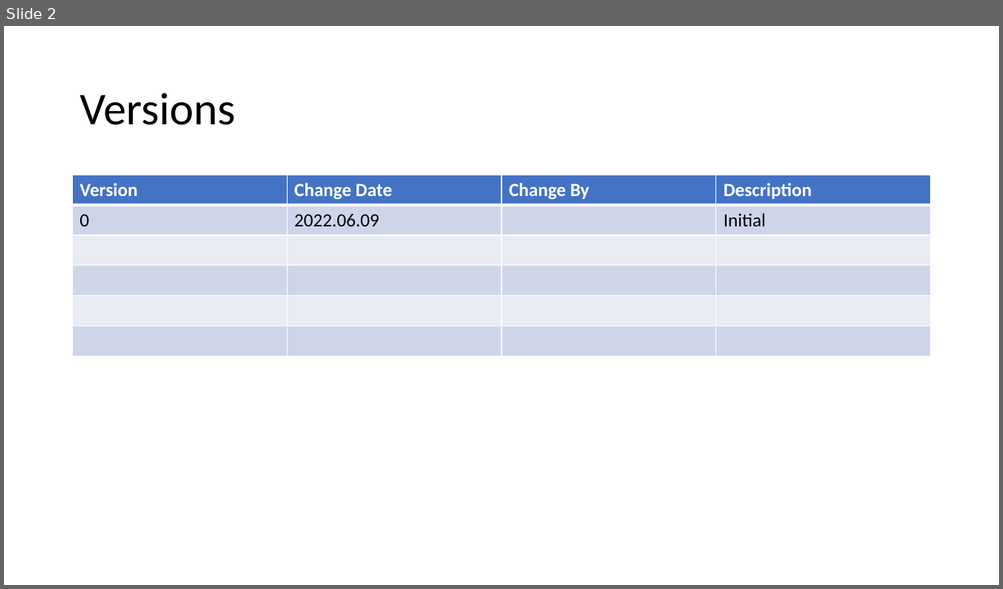
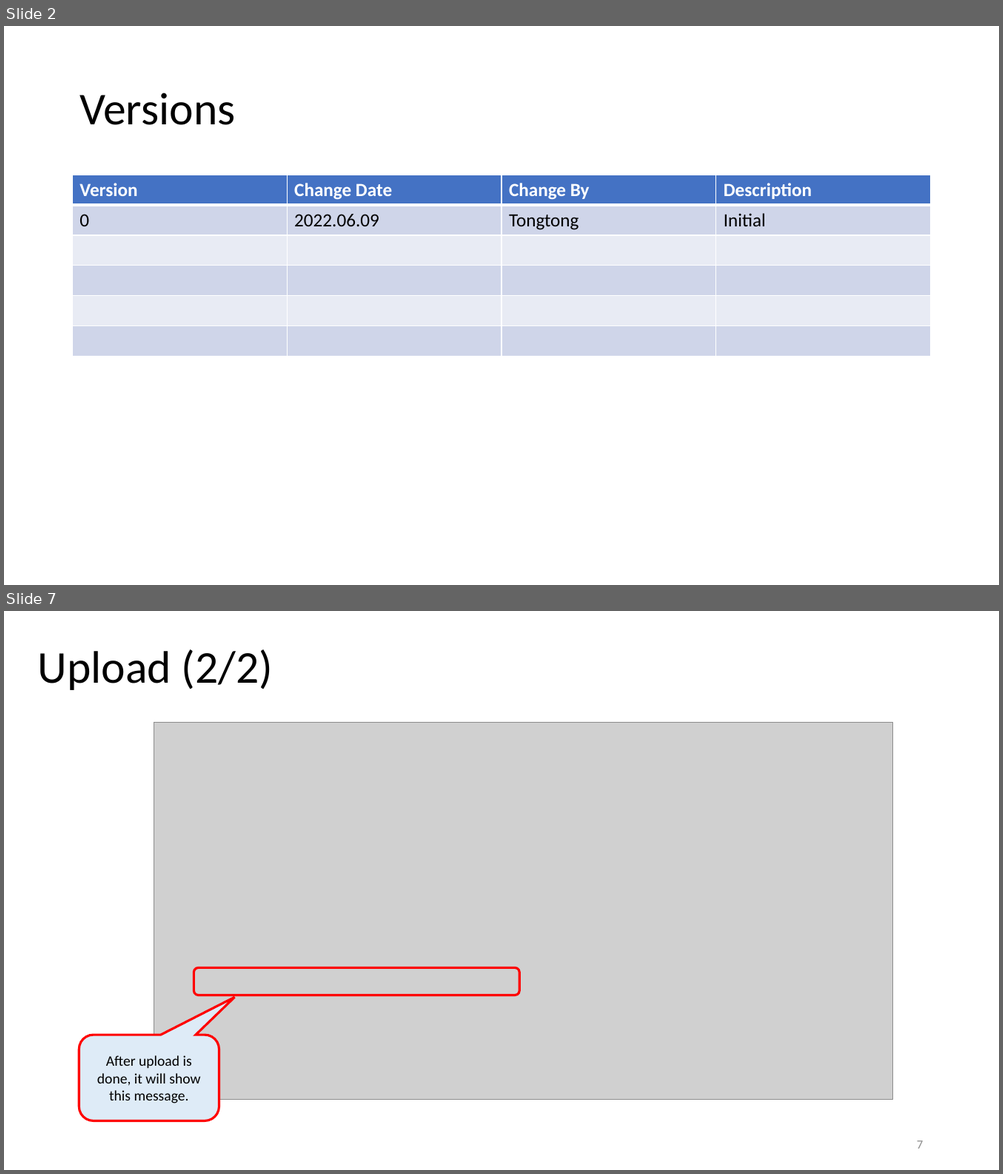
Before and after one commit to TeamworkNUS/uob_voice_to_text_proj, a slide deck: uob_website/analysis/utils/Voice_To_Text_Analysis_Web_UserGuide.pptx. Shown one above the other, each under a label of ours: slide 2 before the commit, slides 2 and 7 after it; the slides between them are not shown. The pictures are 1003x589 and 1003x1174 pixels, drawn with LibreOffice and Linux fonts; fonts in the diff are those of the drawing; grey boxes stand for pictures. Boxes give left, top, right and bottom in pixels: in the first picture for what was removed or moved away, otherwise in the second. Text is boxed around its words. In the diff, an @@ line names an element or a change of style, - is before the commit and + after.

```diff
--- a/uob_website/analysis/utils/Voice_To_Text_Analysis_Web_UserGuide.pptx
+++ b/uob_website/analysis/utils/Voice_To_Text_Analysis_Web_UserGuide.pptx
@@ slide 7 added at box(4, 611, 999, 1170), background #FFFFFF @@
@@ text added at box(38, 649, 273, 690), 44 pt, text #000000 @@
+Upload (2/2)
@@ picture added at box(154, 722, 893, 1099) @@
@@ rounded rectangle added at box(193, 968, 519, 996), outline #FF0000 2.25 pt @@
@@ rounded speech box added at box(79, 1036, 219, 1122), fill #DEEBF7, outline #FF0000 2.25 pt, 14 pt, text #000000 @@
+After upload is done, it will show this message.
@@ page number added at box(916, 1141, 922, 1149), 12 pt, text #8C8C8C @@
+7
@@ slide 2 changed as well @@
@@ table at box(73, 175, 932, 357) @@
-row 2, column 3: 
+row 2, column 3: Tongtong
```
Also in this commit, not shown: 1 other slide changed, 15 other slides added, 4 other files.
